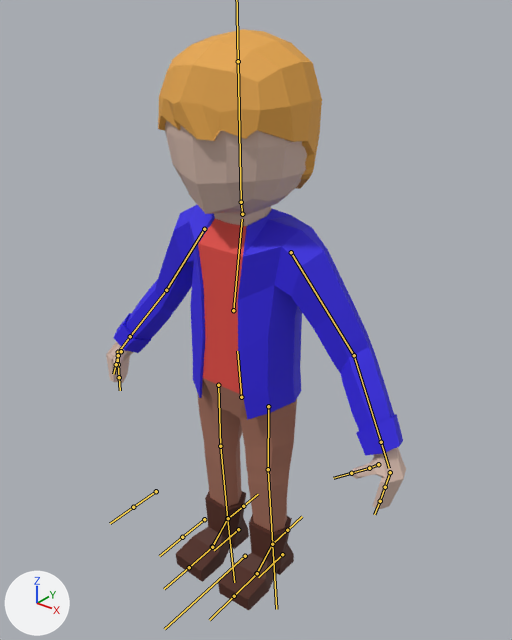
What one commit did to the FBX model Blender/boyAnimated.fbx.
One viewpoint serves both versions: a 50 mm camera at (1.219, -1.421, 1.891) aimed at (0.052, 0.038, 0.986). The axes (+X, +Y, +Z) are drawn at lower left. The lights are the same throughout. The bones that bend it are drawn over the model as lines.
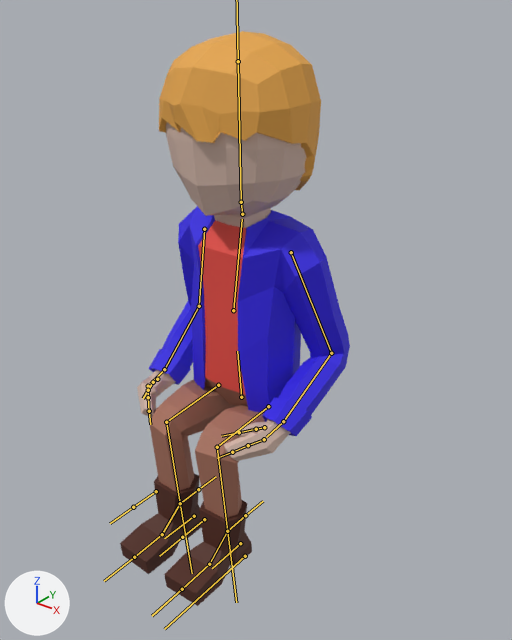
The newer file adds an action. The first version stands in its rest pose; the second is drawn at frame 1 of the action 'Armature|Sit'.

Location of each change, (x1, y1, x2, y2) in pixels of the pictures (512 x 640 px):
'Cube.001', posed (23% narrower): before (106, 29, 406, 610); after (120, 31, 350, 606)
bone 'UpperArm.L', root to tip: before (291, 252) to (354, 355); after (291, 252) to (331, 353)
bone 'LowerArm.L', root to tip: before (354, 355) to (381, 442); after (331, 353) to (283, 421)
bone 'Hand.L', root to tip: before (381, 442) to (389, 468); after (283, 421) to (266, 437)
bone 'Thumb01.L', root to tip: before (378, 464) to (369, 468); after (264, 427) to (256, 429)
bone 'Thumb02.L', root to tip: before (369, 468) to (351, 473); after (256, 429) to (239, 432)
bone 'UpperArm.R', root to tip: before (204, 229) to (166, 290); after (204, 229) to (199, 306)
bone 'LowerArm.R', root to tip: before (166, 290) to (130, 336); after (199, 306) to (164, 369)
bone 'Hand.R', root to tip: before (130, 336) to (120, 350); after (164, 369) to (150, 383)
bone 'Thumb01.R', root to tip: before (121, 351) to (118, 355); after (157, 379) to (153, 382)
bone 'Thumb02.R', root to tip: before (118, 355) to (116, 364); after (153, 382) to (148, 390)
bone 'UpperLeg.L', root to tip: before (268, 406) to (268, 469); after (268, 406) to (217, 447)
bone 'LowerLeg.L', root to tip: before (268, 469) to (272, 544); after (217, 447) to (227, 531)
bone 'UpperLeg.R', root to tip: before (218, 385) to (220, 446); after (218, 385) to (166, 422)
bone 'LowerLeg.R', root to tip: before (220, 446) to (227, 518); after (166, 422) to (180, 503)
bone 'Leg Control.L', root to tip: before (282, 554) to (258, 577); after (240, 543) to (212, 568)
bone 'Leg Control.R', root to tip: before (238, 529) to (214, 550); after (194, 516) to (164, 538)

What the commit changed:
Bone 'UpperArm.L' (bone_upperarm_l) turns from (0, 0, 0) to (-19, 17, 5) degrees about its own x, y and z.
Bone 'LowerArm.L' (bone_lowerarm_l) turns from (0, 0, 0) to (13, 11, -48) degrees about its own x, y and z.
Bone 'Hand.L' (bone_hand_l) turns from (0, 0, 0) to (16, 3, -15) degrees about its own x, y and z.
Bone 'Thumb01.L' (bone_thumb01_l) turns from (0, 0, 0) to (-38, -10, 62) degrees about its own x, y and z.
Bone 'Thumb02.L' (bone_thumb02_l) turns from (0, 0, 0) to (-12, -8, 6) degrees about its own x, y and z.
Bone 'UpperArm.R' (bone_upperarm_r) turns from (0, 0, 0) to (-19, -17, -5) degrees about its own x, y and z.
Bone 'LowerArm.R' (bone_lowerarm_r) turns from (0, 0, 0) to (13, -11, 47) degrees about its own x, y and z.
Bone 'Hand.R' (bone_hand_r) turns from (0, 0, 0) to (16, -3, 15) degrees about its own x, y and z.
Bone 'Thumb01.R' (bone_thumb01_r) turns from (0, 0, 0) to (-38, 10, -62) degrees about its own x, y and z.
Bone 'Thumb02.R' (bone_thumb02_r) turns from (0, 0, 0) to (-12, 8, -6) degrees about its own x, y and z.
Bone 'UpperLeg.L' (bone_upperleg_l) turns from (0, 0, 0) to (-86, 0, 0) degrees about its own x, y and z.
Bone 'LowerLeg.L' (bone_lowerleg_l) turns from (0, 0, 0) to (87, 0, 0) degrees about its own x, y and z.
Bone 'UpperLeg.R' (bone_upperleg_r) turns from (0, 0, 0) to (-86, 0, 0) degrees about its own x, y and z.
Bone 'LowerLeg.R' (bone_lowerleg_r) turns from (0, 0, 0) to (87, 0, 0) degrees about its own x, y and z.
Bone 'Leg Control.L' (bone_leg_control_l) moves from (0.0, 0.0, 0.0) to (0.0, 1.93, 1.86).
Bone 'Leg Control.R' (bone_leg_control_r) moves from (0.0, 0.0, 0.0) to (0.0, 1.93, 1.86).
